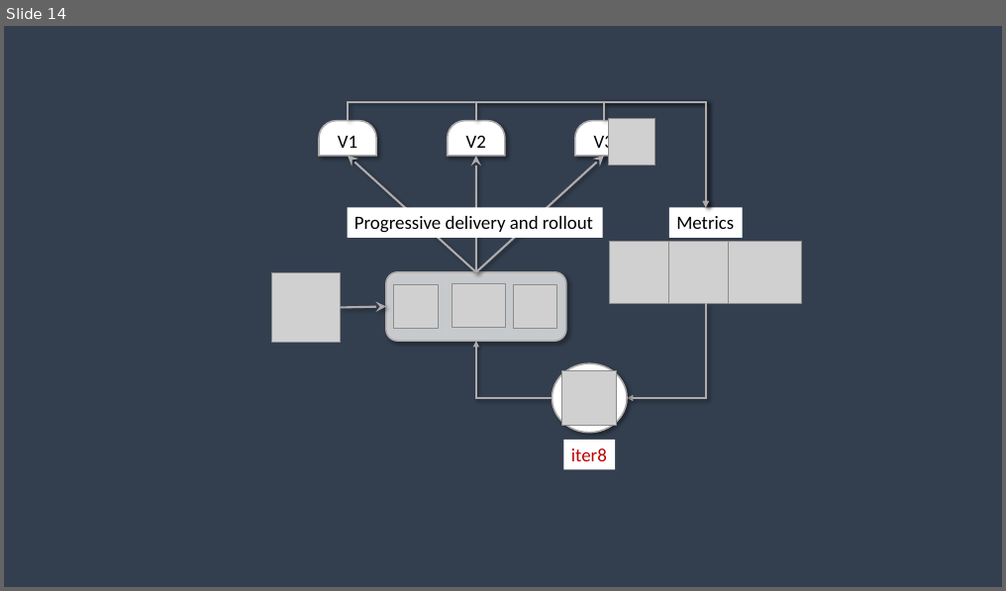
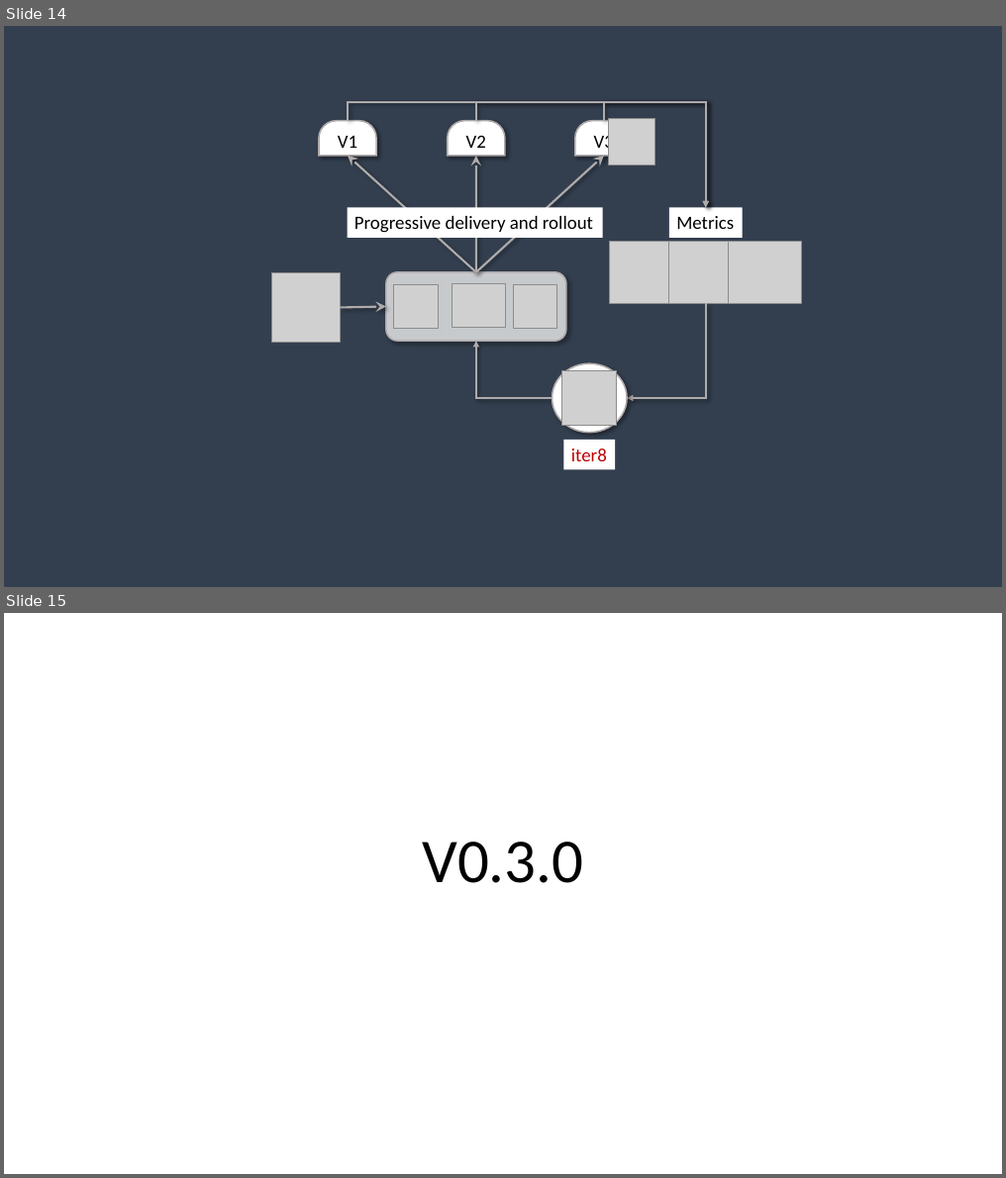
Before and after one commit to iter8-tools/iter8, a slide deck: mkdocs/src/assets/images/iter8++images.pptx. Shown one above the other, each under a label of ours: slide 14 before the commit, slides 14 and 15 after it. The pictures are 1006x591 and 1006x1178 pixels, drawn with LibreOffice and Linux fonts; fonts in the diff are those of the drawing; grey boxes stand for pictures. Boxes give left, top, right and bottom in pixels: in the first picture for what was removed or moved away, otherwise in the second. Text is boxed around its words. In the diff, an @@ line names an element or a change of style, - is before the commit and + after.

```diff
--- a/mkdocs/src/assets/images/iter8++images.pptx
+++ b/mkdocs/src/assets/images/iter8++images.pptx
@@ slide 15 added at [4,613,1002,1174], background #FFFFFF @@
@@ title added at [422,842,583,883], 60 pt, text #000000 @@
+V0.3.0
```
Also in this commit, not shown: 2 other slides added, 3 other files.
